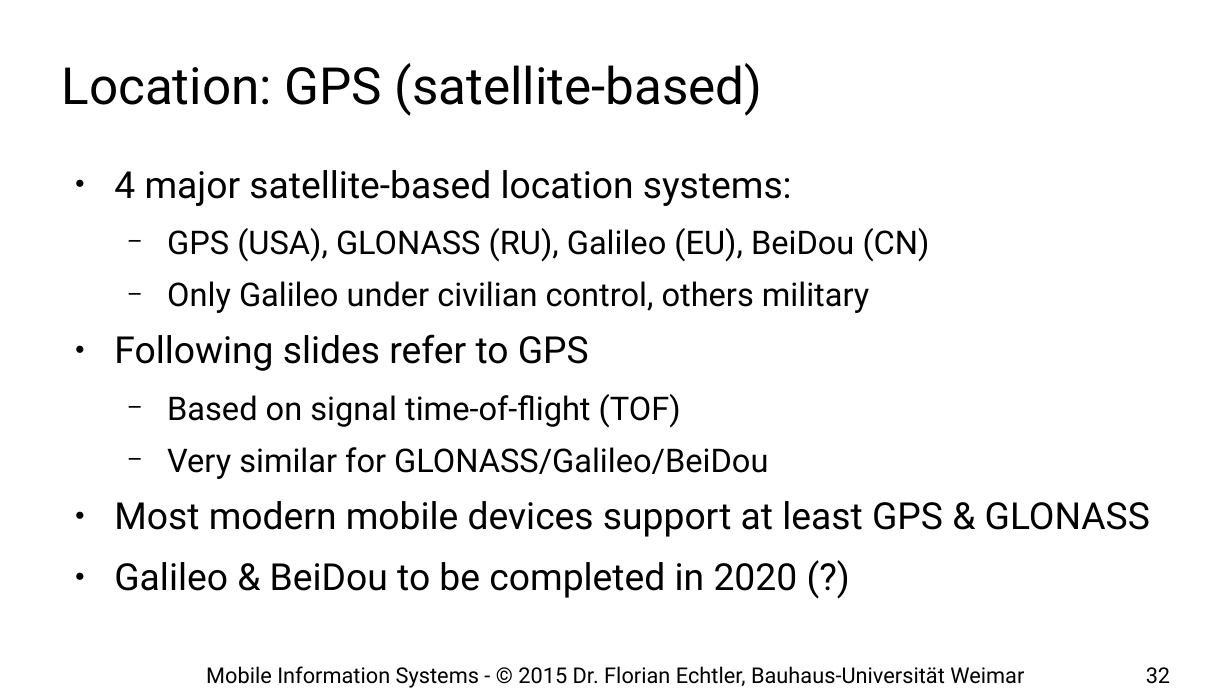
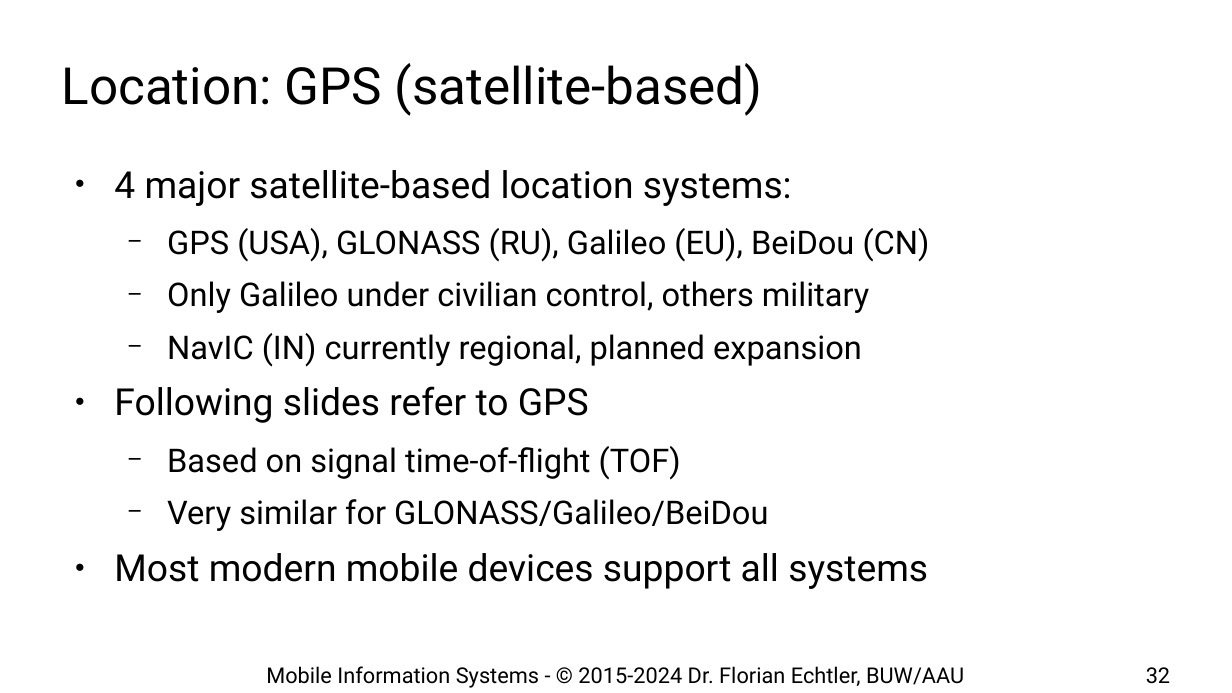
Before and after one commit to floe/mobile-information-systems, a slide deck: slide 32 of 03-networks-and-location.odp. Drawn at 1232x693 pixels with LibreOffice and Linux fonts; fonts in the diff are those of the drawing; background and template pictures are left out. Boxes give left, top, right and bottom in pixels: in the first picture for what was removed or moved away, otherwise in the second. Text is boxed around its words. In the diff, an @@ line names an element or a change of style, - is before the commit and + after.

```diff
--- a/03-networks-and-location.odp
+++ b/03-networks-and-location.odp
@@ text at (167, 333, 862, 367): paragraph added @@
+  − NavIC (IN) currently regional, planned expansion
@@ text at (114, 553, 928, 589): text changed @@
-● Most modern mobile devices support at least GPS & GLONASS
-● Galileo & BeiDou to be completed in 2020 (?)
+● Most modern mobile devices support all systems
@@ text at (266, 666, 964, 688): text changed @@
-Mobile Information Systems - © 2015 Dr. Florian Echtler, Bauhaus-Universität Weimar
+Mobile Information Systems - © 2015-2024 Dr. Florian Echtler, BUW/AAU
```
Also in this commit, not shown: 73 other slides changed, 1 other file.
